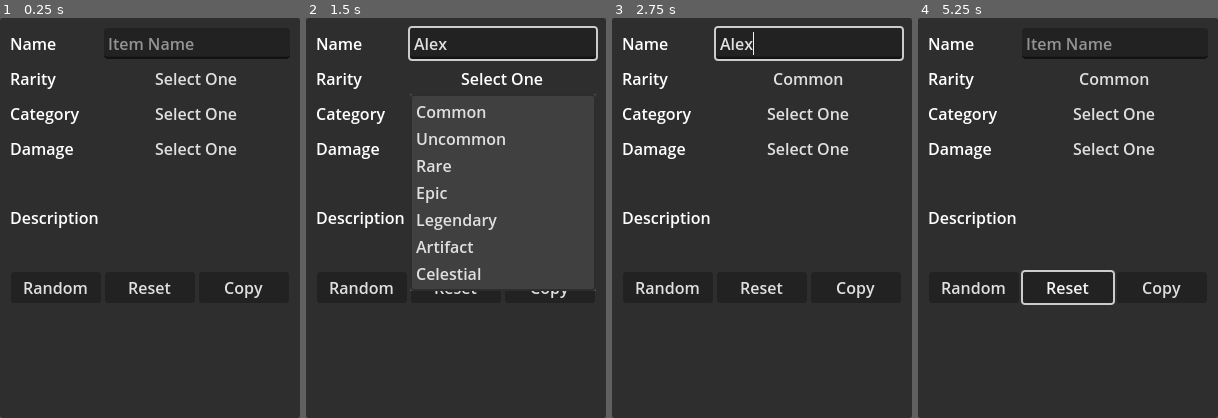
Above: before the commit, frames 1-4 (left to right).
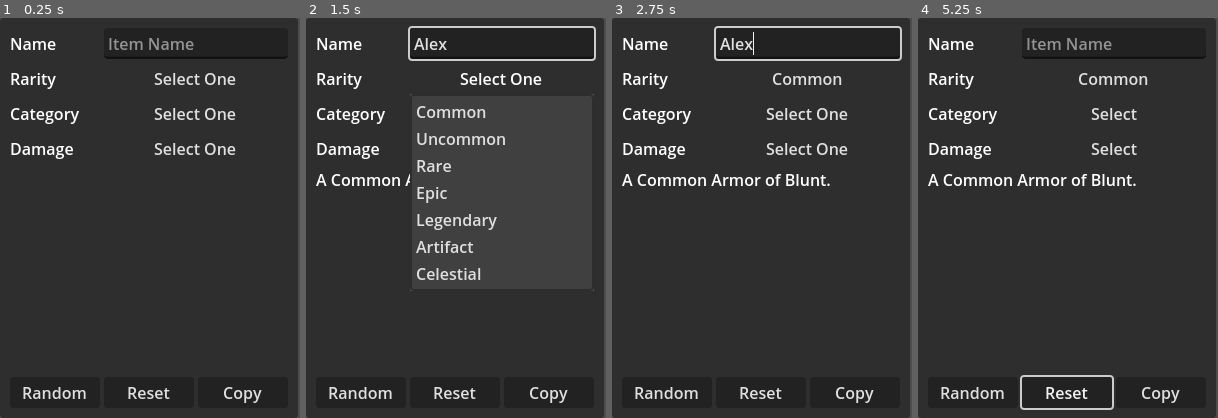
Above: after the commit, the same moments.

Repository: gsizer/Object-Generator
Game: Godot game, scene res://main_window.tscn
Two runs of this game, one before a commit and one after it. Both use one fixed random seed, a clock stepped at 60 frames per second and the inputs below.
Inputs (mouse positions are in pixels of both pictures, inside the frame that each line leads up to):
- Up to frame 1 (0.25 s): no input
- Up to frame 2 (1.5 s): click (504, 42) at 0.52 s; type "Alex" at 0.6 s; click "Select One" at 1.25 s
- Up to frame 3 (2.75 s): click "Select One" at 2 s
- Up to frame 4 (5.25 s): click "Select One" at 2.75 s; click "Reset" at 3.5 s; click "Select One" (after the commit: "Select") at 4.25 s; click "Select One" (after the commit: "Select") at 5 s

The runs differ from the first frame. In frame 1, 3.6% of the frame differs, in the area x 3-100%, y 0-100%; in frame 2, 3.1%; in frame 3, 4.6%; in frame 4, 5.4%.

Commit message:
rewrite and packaging
rewrite menu buttons, still needs description generation with markdown tags.

Diff:
--- a/main_window.gd
+++ b/main_window.gd
@@ -2,7 +2,7 @@
 
 var MenuConfig := ConfigFile.new()
 
-const defaultText := "Select One"
+const defaultText := "Select"
 
 const Colors : Array[Color] = [
 	Color.WEB_GRAY, Color.YELLOW, Color.GREEN, Color.BLUE,
@@ -20,6 +20,7 @@
 
 var FormatString : String = "A {R} {C} of {D}."
 var DescriptionString : String = ""
+var _selected : Array[int] = [0,0,0]
 
 @export var lineItemName : LineEdit
 var itemName : String
@@ -29,16 +30,29 @@
 var btnCat : PopupMenu
 @export var menuDamageTypes : MenuButton
 var btnDmgType : PopupMenu
-@export var rtDescription : RichTextLabel
+@export var mdDescription : MarkdownLabel
+
+func update_description():
+	var r : String = Rarities[_selected[0]]
+	var c : String = Categories[_selected[1]]
+	var d : String = DamageTypes[_selected[2]]
+	DescriptionString = FormatString.format( { "R":r, "C":c, "D":d } )
+	mdDescription.text = DescriptionString
 
 func _on_btn_rare_select(id:int)->void:
 	menuRarities.text=Rarities[id]
+	_selected[0]=id
+	update_description()
 
 func _on_btn_cat_select(id:int)->void:
 	menuCategories.text=Categories[id]
+	_selected[1]=id
+	update_description()
 
 func _on_btn_dmgType_select(id:int)->void:
 	menuDamageTypes.text=DamageTypes[id]
+	_selected[2]=id
+	update_description()
 
 func _ready():
 	btnRare = menuRarities.get_popup()
@@ -56,6 +70,7 @@
 
 func _on_le_item_name_text_changed(new_text:String):
 	itemName = new_text.to_snake_case()
+	update_description()
 
 func _on_btn_random_pressed():
 	_on_btn_rare_select( randi_range(0, Rarities.size()-1) )
@@ -67,7 +82,7 @@
 	menuRarities.text = defaultText
 	menuCategories.text = defaultText
 	menuDamageTypes.text = defaultText
-	rtDescription.text = ""
+	mdDescription.text = ""
 
 func _on_btn_copy_pressed():
-	DisplayServer.clipboard_set(rtDescription.text)
+	DisplayServer.clipboard_set(DescriptionString)
--- a/main_window.tscn
+++ b/main_window.tscn
@@ -1,26 +1,96 @@
-[gd_scene load_steps=2 format=3 uid="uid://dmytnb3a1wfok"]
+[gd_scene load_steps=15 format=3 uid="uid://dmytnb3a1wfok"]
 
 [ext_resource type="Script" path="res://main_window.gd" id="1_w7c3u"]
-
-[node name="MainWindow" type="Control" node_paths=PackedStringArray("lineItemName", "menuRarities", "menuCategories", "menuDamageTypes", "rtDescription")]
+[ext_resource type="Script" path="res://addons/markdownlabel/markdownlabel.gd" id="2_n218v"]
+[ext_resource type="Script" path="res://addons/markdownlabel/header_formats/h1_format.gd" id="3_ceng5"]
+[ext_resource type="Script" path="res://addons/markdownlabel/header_formats/h2_format.gd" id="4_b212n"]
+[ext_resource type="Script" path="res://addons/markdownlabel/header_formats/h3_format.gd" id="5_fplib"]
+[ext_resource type="Script" path="res://addons/markdownlabel/header_formats/h4_format.gd" id="6_l7ela"]
+[ext_resource type="Script" path="res://addons/markdownlabel/header_formats/h5_format.gd" id="7_7hjyg"]
+[ext_resource type="Script" path="res://addons/markdownlabel/header_formats/h6_format.gd" id="8_1i26k"]
+
+[sub_resource type="Resource" id="Resource_ipe33"]
+resource_local_to_scene = true
+script = ExtResource("3_ceng5")
+font_size = 2.285
+is_bold = false
+is_italic = false
+is_underlined = false
+override_font_color = false
+font_color = Color(1, 1, 1, 1)
+
+[sub_resource type="Resource" id="Resource_5pqwj"]
+resource_local_to_scene = true
+script = ExtResource("4_b212n")
+font_size = 1.714
+is_bold = false
+is_italic = false
+is_underlined = false
+override_font_color = false
+font_color = Color(1, 1, 1, 1)
+
+[sub_resource type="Resource" id="Resource_36rj6"]
+resource_local_to_scene = true
+script = ExtResource("5_fplib")
+font_size = 1.428
+is_bold = false
+is_italic = false
+is_underlined = false
+override_font_color = false
+font_color = Color(1, 1, 1, 1)
+
+[sub_resource type="Resource" id="Resource_denqe"]
+resource_local_to_scene = true
+script = ExtResource("6_l7ela")
+font_size = 1.142
+is_bold = false
+is_italic = false
+is_underlined = false
+override_font_color = false
+font_color = Color(1, 1, 1, 1)
+
+[sub_resource type="Resource" id="Resource_ccmyy"]
+resource_local_to_scene = true
+script = ExtResource("7_7hjyg")
+font_size = 1.0
+is_bold = false
+is_italic = false
+is_underlined = false
+override_font_color = false
+font_color = Color(1, 1, 1, 1)
+
+[sub_resource type="Resource" id="Resource_g88ac"]
+resource_local_to_scene = true
+script = ExtResource("8_1i26k")
+font_size = 0.857
+is_bold = false
+is_italic = false
+is_underlined = false
+override_font_color = false
+font_color = Color(1, 1, 1, 1)
+
+[node name="MainWindow" type="Control" node_paths=PackedStringArray("lineItemName", "menuRarities", "menuCategories", "menuDamageTypes", "mdDescription")]
 layout_mode = 3
 anchors_preset = 15
 anchor_right = 1.0
 anchor_bottom = 1.0
 grow_horizontal = 2
 grow_vertical = 2
+size_flags_horizontal = 3
+size_flags_vertical = 3
 script = ExtResource("1_w7c3u")
 lineItemName = NodePath("PanelContainer/MarginContainer/VBoxContainer/hbItemName/leItemName")
 menuRarities = NodePath("PanelContainer/MarginContainer/VBoxContainer/hbRarity/mbRarity")
 menuCategories = NodePath("PanelContainer/MarginContainer/VBoxContainer/hbCategory/mbCategory")
 menuDamageTypes = NodePath("PanelContainer/MarginContainer/VBoxContainer/hbDamageType/mbDamageType")
-rtDescription = NodePath("PanelContainer/MarginContainer/VBoxContainer/hbDescription/rtDescription")
+mdDescription = NodePath("PanelContainer/MarginContainer/VBoxContainer/hbDescription/mdDescription")
 
 [node name="PanelContainer" type="PanelContainer" parent="."]
 layout_mode = 1
 anchors_preset = 15
 anchor_right = 1.0
 anchor_bottom = 1.0
+offset_right = -2.0
 grow_horizontal = 2
 grow_vertical = 2
 
@@ -95,17 +165,21 @@
 
 [node name="hbDescription" type="HBoxContainer" parent="PanelContainer/MarginContainer/VBoxContainer"]
 layout_mode = 2
-
-[node name="Label" type="Label" parent="PanelContainer/MarginContainer/VBoxContainer/hbDescription"]
-custom_minimum_size = Vector2(90, 0)
-layout_mode = 2
-text = "Description"
-
-[node name="rtDescription" type="RichTextLabel" parent="PanelContainer/MarginContainer/VBoxContainer/hbDescription"]
-custom_minimum_size = Vector2(0, 100)
-layout_mode = 2
-size_flags_horizontal = 3
+size_flags_vertical = 3
+alignment = 1
+
+[node name="mdDescription" type="RichTextLabel" parent="PanelContainer/MarginContainer/VBoxContainer/hbDescription"]
+layout_mode = 2
+size_flags_horizontal = 3
+size_flags_vertical = 3
 bbcode_enabled = true
+script = ExtResource("2_n218v")
+h1 = SubResource("Resource_ipe33")
+h2 = SubResource("Resource_5pqwj")
+h3 = SubResource("Resource_36rj6")
+h4 = SubResource("Resource_denqe")
+h5 = SubResource("Resource_ccmyy")
+h6 = SubResource("Resource_g88ac")
 
 [node name="hbControls" type="HBoxContainer" parent="PanelContainer/MarginContainer/VBoxContainer"]
 layout_mode = 2
Not shown, added: export/ObjectGenerator.exe
Not shown, added: export/ObjectGenerator.pck
Not shown, added: export/ObjectGenerator.x86_64
